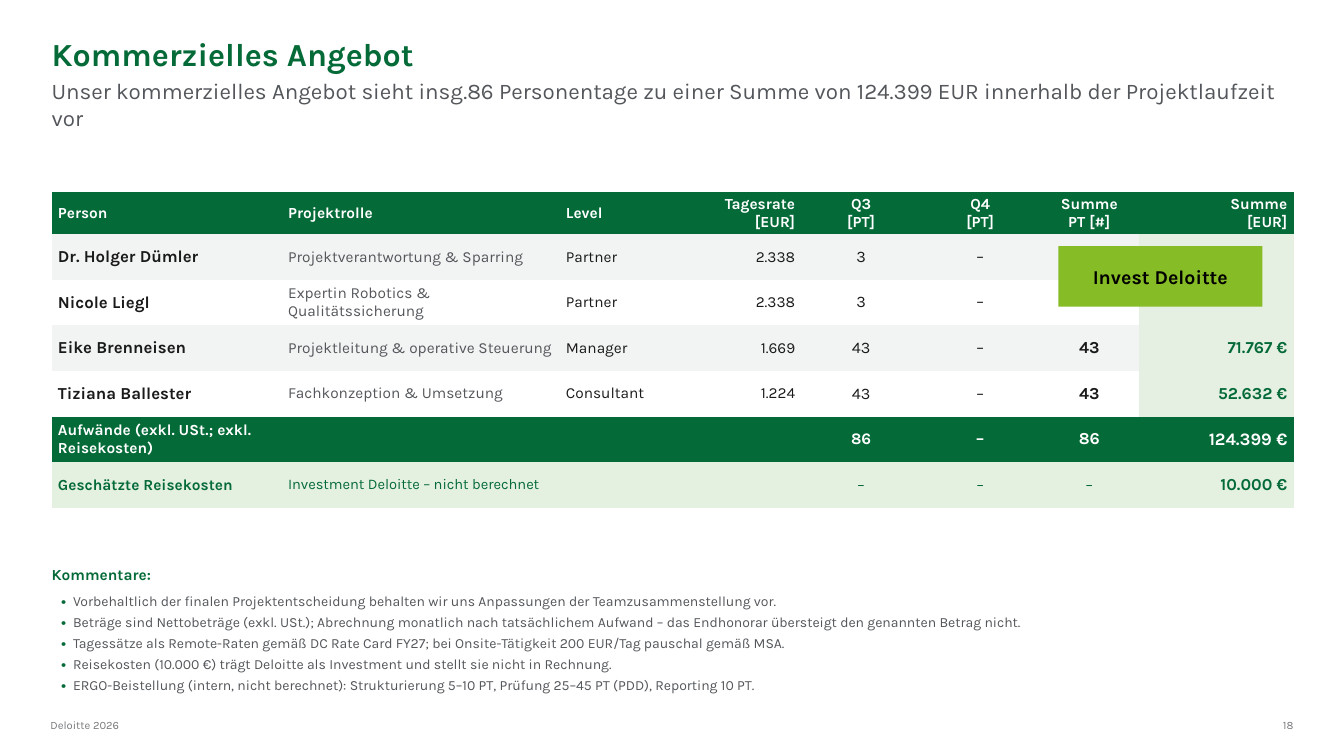
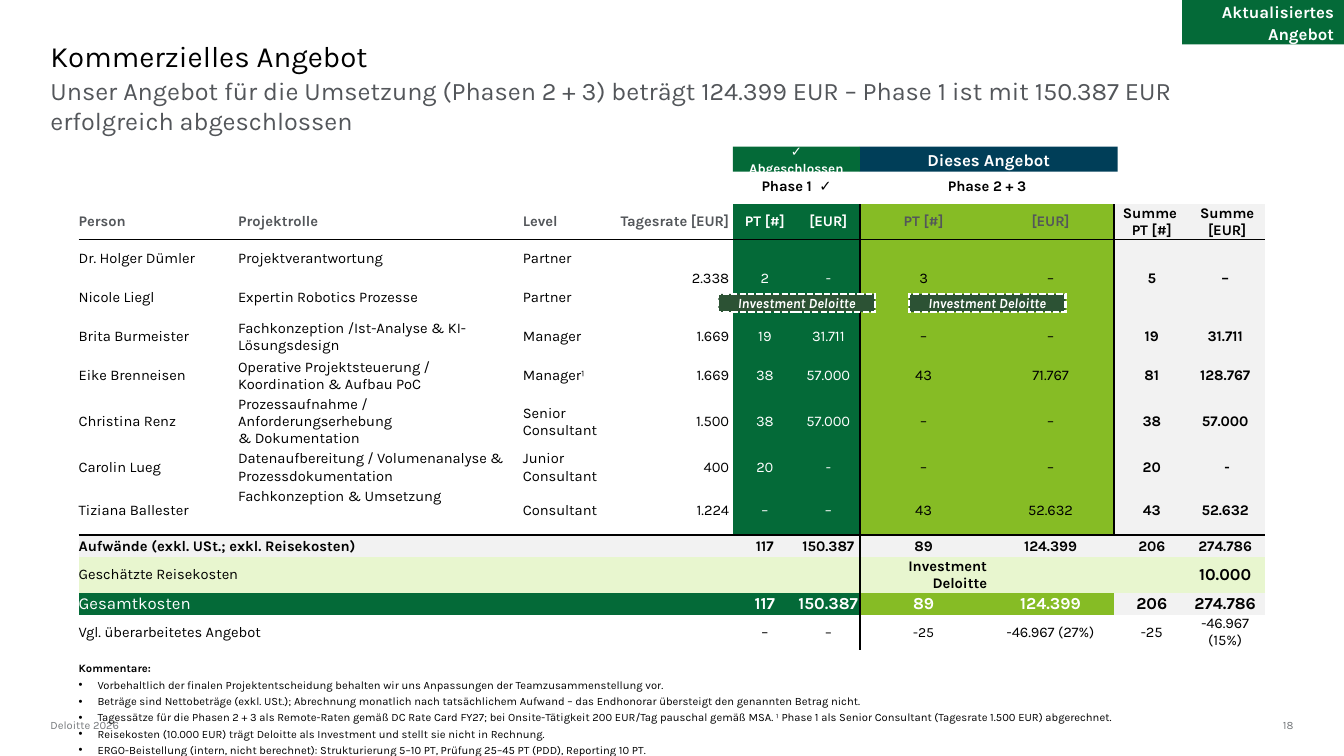
Before and after one commit to brenneisen-e/01_ki-arbeitsplatz, a slide deck: slide 18 of Bestandsuebertragung/kontextdokumente/20260702_ERGO_HR Sales_Makler meets KI_Angebot Deloitte_vworking.pptx. Drawn at 1344x756 pixels with LibreOffice and Linux fonts; fonts in the diff are those of the drawing. Boxes give left, top, right and bottom in pixels: in the first picture for what was removed or moved away, otherwise in the second. Text is boxed around its words. In the diff, an @@ line names an element or a change of style, - is before the commit and + after.

```diff
--- a/Bestandsuebertragung/kontextdokumente/20260702_ERGO_HR Sales_Makler meets KI_Angebot Deloitte_vworking.pptx
+++ b/Bestandsuebertragung/kontextdokumente/20260702_ERGO_HR Sales_Makler meets KI_Angebot Deloitte_vworking.pptx
@@ rectangle added at (1183,0,1344,44), fill #046A38, 12 pt, text #FFFFFF, bold @@
+Aktualisiertes Angebot
@@ title "Kommerzielles Angebot" at (50,47,368,74): size 23 to 21 pt, text colour #046A38 to #000000, bold off; vertical alignment bottom to top @@
@@ text at (50,82,1171,136): text changed; size 16 to 18 pt @@
-Unser kommerzielles Angebot sieht insg.86 Personentage zu einer Summe von 124.399 EUR innerhalb der Projektlaufzeit vor
+Unser Angebot für die Umsetzung (Phasen 2 + 3) beträgt 124.399 EUR – Phase 1 ist mit 150.387 EUR erfolgreich abgeschlossen
@@ table at (79,147,1265,651) @@
-Person | Projektrolle | Level | Tagesrate / [EUR] | Q3 / [PT] | Q4 / [PT] | Summe / PT [#] | Summe / [EUR]
-Dr. Holger Dümler | Projektverantwortung & Sparring | Partner | 2.338 | 3 | – |  | 
-Nicole Liegl | Expertin Robotics & Qualitätssicherung | Partner | 2.338 | 3 | – |  | 
-Eike Brenneisen | Projektleitung & operative Steuerung | Manager | 1.669 | 43 | – | 43 | 71.767 €
-Tiziana Ballester | Fachkonzeption & Umsetzung | Consultant | 1.224 | 43 | – | 43 | 52.632 €
-Aufwände (exkl. USt.; exkl. Reisekosten) |  |  |  | 86 | – | 86 | 124.399 €
-Geschätzte Reisekosten | Investment Deloitte – nicht berechnet |  |  | – | – | – | 10.000 €
+ |  |  |  |  |  |  |  |  |  | 
+ |  |  |  |  | Phase 1 ✓ |  | Phase 2 + 3 |  |  | 
+Person | Projektrolle |  | Level | Tagesrate [EUR] | PT [#] | [EUR] | PT [#] | [EUR] | Summe / PT [#] | Summe / [EUR]
+Dr. Holger Dümler | Projektverantwortung |  | Partner | 2.338 | 2 | - | 3 | – | 5 | –
+Nicole Liegl | Expertin Robotics Prozesse |  | Partner |  |  |  |  |  |  | 
+Brita Burmeister | Fachkonzeption /Ist-Analyse & KI-Lösungsdesign |  | Manager | 1.669 | 19 | 31.711 | – | – | 19 | 31.711
+Eike Brenneisen | Operative Projektsteuerung / / Koordination & Aufbau PoC |  | Manager¹ | 1.669 | 38 | 57.000 | 43 | 71.767 | 81 | 128.767
+Christina Renz | Prozessaufnahme / Anforderungserhebung / & Dokumentation |  | Senior Consultant | 1.500 | 38 | 57.000 | – | – | 38 | 57.000
+Carolin Lueg | Datenaufbereitung / Volumenanalyse & Prozessdokumentation |  | Junior Consultant | 400 | 20 | - | – | – | 20 | -
+Tiziana Ballester | Fachkonzeption & Umsetzung |  | Consultant | 1.224 | – | – | 43 | 52.632 | 43 | 52.632
+Aufwände (exkl. USt.; exkl. Reisekosten) |  |  |  |  | 117 | 150.387 | 89 | 124.399 | 206 | 274.786
+Geschätzte Reisekosten |  |  |  |  |  |  | Investment Deloitte |  |  | 10.000
+Gesamtkosten |  |  |  |  | 117 | 150.387 | 89 | 124.399 | 206 | 274.786
+Vgl. überarbeitetes Angebot |  |  |  |  | – | – | -25 | -46.967 (27%) | -25 | -46.967 (15%)
@@ table: place and size @@
-table at (51,193,1294,554)
+table at (79,147,1265,651)
@@ rectangle added at (733,146,860,171), fill #046A38, 9.5 pt, text #FFFFFF, bold @@
+✓ Abgeschlossen
@@ rectangle added at (860,146,1118,171), fill #003E58, 12 pt, text #FFFFFF, bold @@
+Dieses Angebot
@@ rectangle added at (719,293,876,312), fill #2C5234, outline #FFFFFF 1.5 pt dashed, 10 pt, text #FFFFFF, bold, italic @@
+Investment Deloitte
@@ rectangle "Investment Deloitte": place and size @@
-rectangle "Investment Deloitte" at (1059,246,1262,307)
+rectangle "Investment Deloitte" at (909,293,1067,312)
@@ rectangle "Investment Deloitte" at (909,293,1067,312): fill #86BC25 to #2C5234; outline none to #FFFFFF 1.5 pt dashed @@
@@ text in rectangle at (928,298,1046,313): text changed; size 14 to 10 pt; text colour #000000 to #FFFFFF; italic on @@
-Invest Deloitte
+Investment Deloitte
@@ text removed at (52,570,151,580) @@
-Kommentare:
@@ text "Kommentare:" at (79,664,1111,756): vertical alignment top to bottom @@
@@ text at (79,664,1111,756): text changed; size 10 to 8 pt; text colour #53565A to #000000 @@
-• Vorbehaltlich der finalen Projektentscheidung behalten wir uns Anpassungen der Teamzusammenstellung vor.
-• Beträge sind Nettobeträge (exkl. USt.); Abrechnung monatlich nach tatsächlichem Aufwand – das Endhonorar übersteigt den genannten Betrag nicht.
-• Tagessätze als Remote-Raten gemäß DC Rate Card FY27; bei Onsite-Tätigkeit 200 EUR/Tag pauschal gemäß MSA.
-• Reisekosten (10.000 €) trägt Deloitte als Investment und stellt sie nicht in Rechnung.
-• ERGO-Beistellung (intern, nicht berechnet): Strukturierung 5–10 PT, Prüfung 25–45 PT (PDD), Reporting 10 PT.
+Kommentare:
+• Vorbehaltlich der finalen Projektentscheidung behalten wir uns Anpassungen der Teamzusammenstellung vor.
+• Beträge sind Nettobeträge (exkl. USt.); Abrechnung monatlich nach tatsächlichem Aufwand – das Endhonorar übersteigt den genannten Betrag nicht.
+• Tagessätze für die Phasen 2 + 3 als Remote-Raten gemäß DC Rate Card FY27; bei Onsite-Tätigkeit 200 EUR/Tag pauschal gemäß MSA. ¹ Phase 1 als Senior Consultant (Tagesrate 1.500 EUR) abgerechnet.
+• Reisekosten (10.000 EUR) trägt Deloitte als Investment und stellt sie nicht in Rechnung.
+• ERGO-Beistellung (intern, nicht berechnet): Strukturierung 5–10 PT, Prüfung 25–45 PT (PDD), Reporting 10 PT.
```
Also in this commit, not shown: 1 other slide changed.
